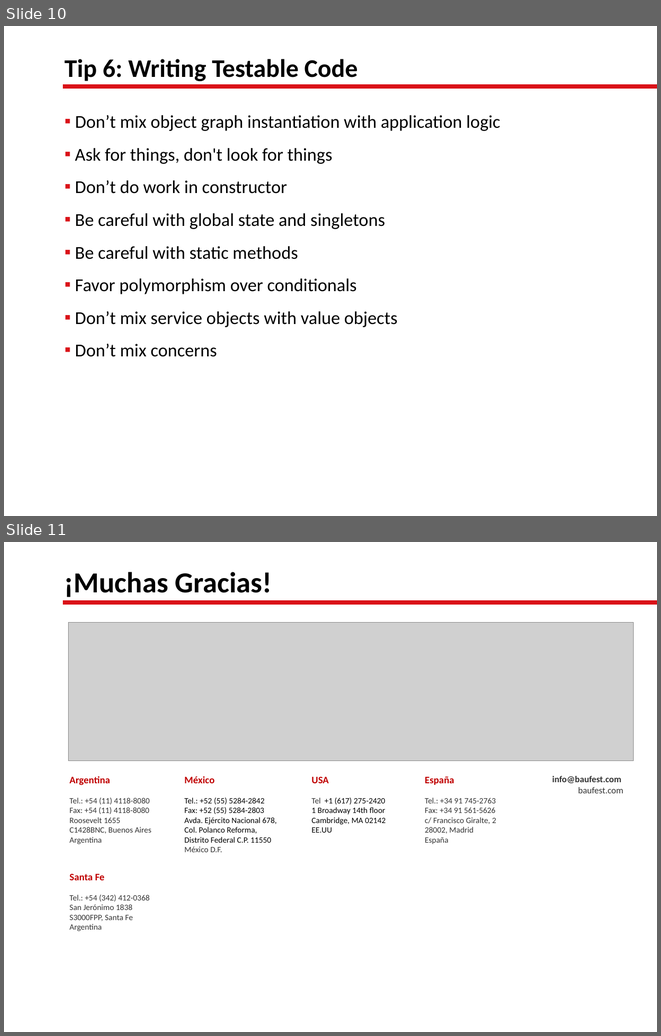
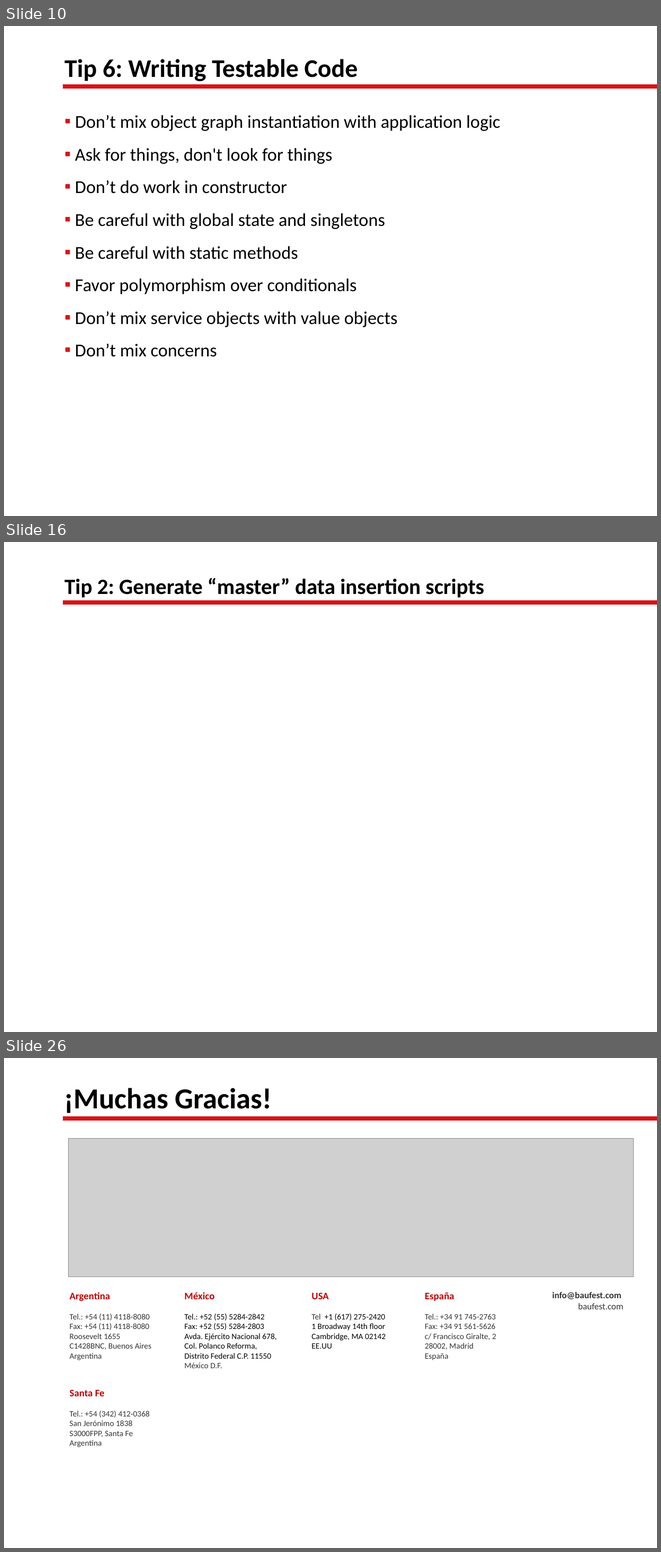
Before and after one commit to lgoldin/TestOrientedDevelopment, a slide deck: Test-Oriented Development.pptx. Shown one above the other, each under a label of ours: slides 10 and 11 before the commit, slides 10, 16 and 26 after it; the slides between them are not shown. The pictures are 661x1036 and 661x1552 pixels, drawn with LibreOffice and Linux fonts; fonts in the diff are those of the drawing; grey boxes stand for pictures; background and template pictures are left out. Boxes give left, top, right and bottom in pixels: in the first picture for what was removed or moved away, otherwise in the second. Text is boxed around its words. In the diff, an @@ line names an element or a change of style, - is before the commit and + after.

```diff
--- a/Test-Oriented Development.pptx
+++ b/Test-Oriented Development.pptx
@@ slide 16 added at (4,542,657,1032), background picture (left out); not listed: 1 template element that a slide beside it also shows @@
@@ title added at (64,578,484,598), 24 pt, text #000000, bold @@
+Tip 2: Generate “master” data insertion scripts
@@ what was slide 11 is now slide 26 @@
```
Also in this commit, not shown: 4 slides changed, 15 other slides added, 1 slide removed, 11 other files.
